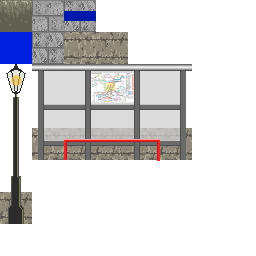
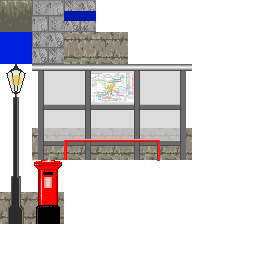
Layer changes from the first 256 x 256 image to the second:
added layer "Clipboard #1" above "Wall bg 3" over [32, 160, 64, 224]
